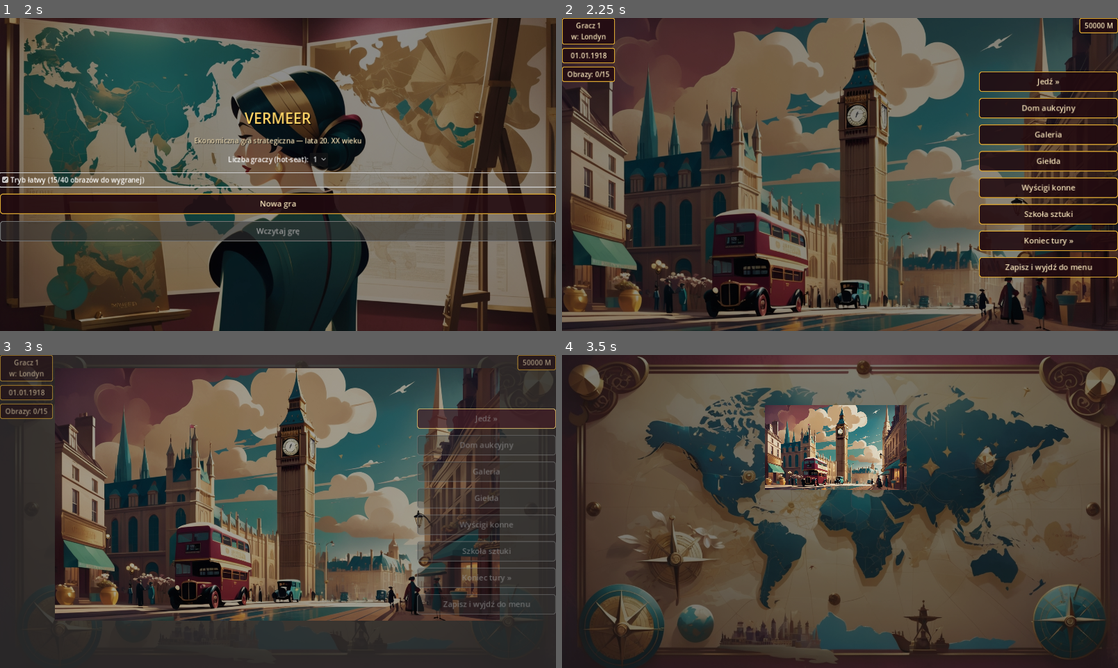
Above: before the commit, frames 1-4 (two rows, left to right).
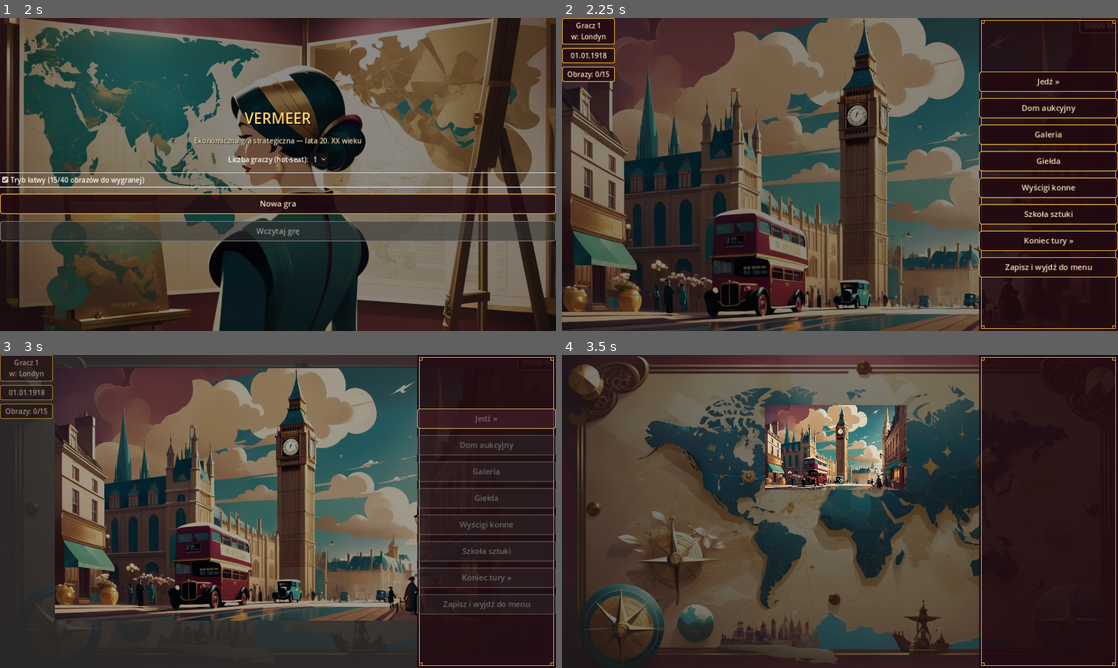
Above: after the commit, the same moments.

Repository: cinekm20/the-forger-retro-tycoon
Game: Godot game, scene res://scenes/main_menu/MainMenu.tscn
Same seed, same stepped clock (60 frames per second), same inputs: the game is played once before the commit and once after it.
Inputs:
- Up to frame 1 (2 s): click "1" at 0.5 s; click "Tryb łatwy (15/40 obrazów do …" at 1.25 s
- Up to frame 2 (2.25 s): click "Nowa gra" at 2 s
- Up to frame 3 (3 s): click "Jedź »" at 2.75 s
- Up to frame 4 (3.5 s): no input

Frame 1 is identical in both runs. In frame 2, 7.2% of the frame differs, in the area x 75-100%, y 0-100%; in frame 3, 14%; in frame 4, 18%.

Commit message:
Dopisz brakującą zmianę w screen_helpers.gd + aktualizację dokumentacji (nie weszły do poprzedniego commitu)

Diff:
--- a/game/scripts/ui/screen_helpers.gd
+++ b/game/scripts/ui/screen_helpers.gd
@@ -46,15 +46,7 @@
 
 
 const SIDE_PANEL_WIDTH := 320.0
-
-## Ozdobna ramka menu (docs/GRAFIKA_LEONARDO.md §10) — kwadratowa grafika
-## 896×896 z płaskim środkiem zaczynającym się ok. 200px od każdej
-## krawędzi (zmierzone bezpośrednio na pliku). NinePatchRect z tymi
-## marginesami rozciąga tylko płaski środek, ostre narożniki/ornamentyka
-## zostają nietknięte niezależnie od wysokości panelu (różne miasta mają
-## różną liczbę pozycji w menu).
-const MENU_FRAME_TEXTURE := "res://art/ui/menu_frame.jpg"
-const MENU_FRAME_PATCH_MARGIN := 200
+const MenuFrameScript := preload("res://scripts/ui/MenuFrame.gd")
 
 ## Wąski panel przy krawędzi ekranu (stała szerokość, pełna wysokość) z
 ## tłem pod przyciskami — dla ekranów, gdzie reszta ekranu (np. mapa z
@@ -68,19 +60,16 @@
 ## stałym pikselowym offsetem nie mają tego problemu.
 ##
 ## use_menu_frame=true podmienia zwykłe półprzezroczyste tło na ozdobną
-## ramkę (MENU_FRAME_TEXTURE) — na razie tylko Hub.gd (menu nawigacyjne),
-## inne ekrany korzystające z make_root_side (TravelMap/TravelAnimation)
-## nadal dostają domyślne proste tło, żeby nie zmieniać ich wyglądu bez
-## potrzeby.
+## ramkę rysowaną natywnie (MenuFrame.gd) — próba z gotową grafiką z
+## Leonardo (NinePatchRect na rozciąganym obrazku) wyglądała źle: pojedyncze
+## motywy zdobne przy krawędziach zniekształcały się przy rozciąganiu do
+## wąskiego, wysokiego panelu. Rysowana w kodzie ramka skaluje się
+## bez artefaktów do dowolnej wysokości (różne miasta mają różną liczbę
+## pozycji w menu). Na razie tylko Hub.gd — TravelMap/TravelAnimation
+## nadal dostają domyślne proste tło.
 static func make_root_side(parent: Control, on_right: bool = true, use_menu_frame: bool = false) -> VBoxContainer:
 	if use_menu_frame:
-		var frame := NinePatchRect.new()
-		frame.texture = load(MENU_FRAME_TEXTURE)
-		frame.patch_margin_left = MENU_FRAME_PATCH_MARGIN
-		frame.patch_margin_top = MENU_FRAME_PATCH_MARGIN
-		frame.patch_margin_right = MENU_FRAME_PATCH_MARGIN
-		frame.patch_margin_bottom = MENU_FRAME_PATCH_MARGIN
-		frame.mouse_filter = Control.MOUSE_FILTER_IGNORE
+		var frame: Control = MenuFrameScript.new()
 		_anchor_side_strip(frame, on_right)
 		parent.add_child(frame)
 	else:
Not shown, changed: docs/GRAFIKA_LEONARDO.md
